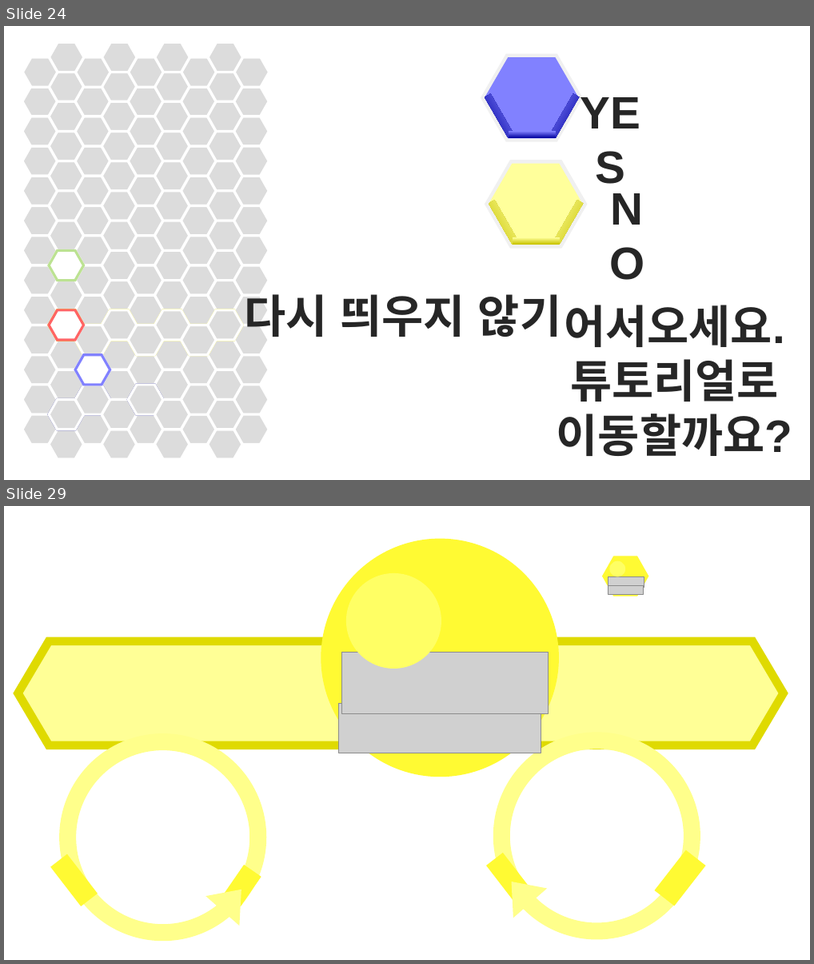
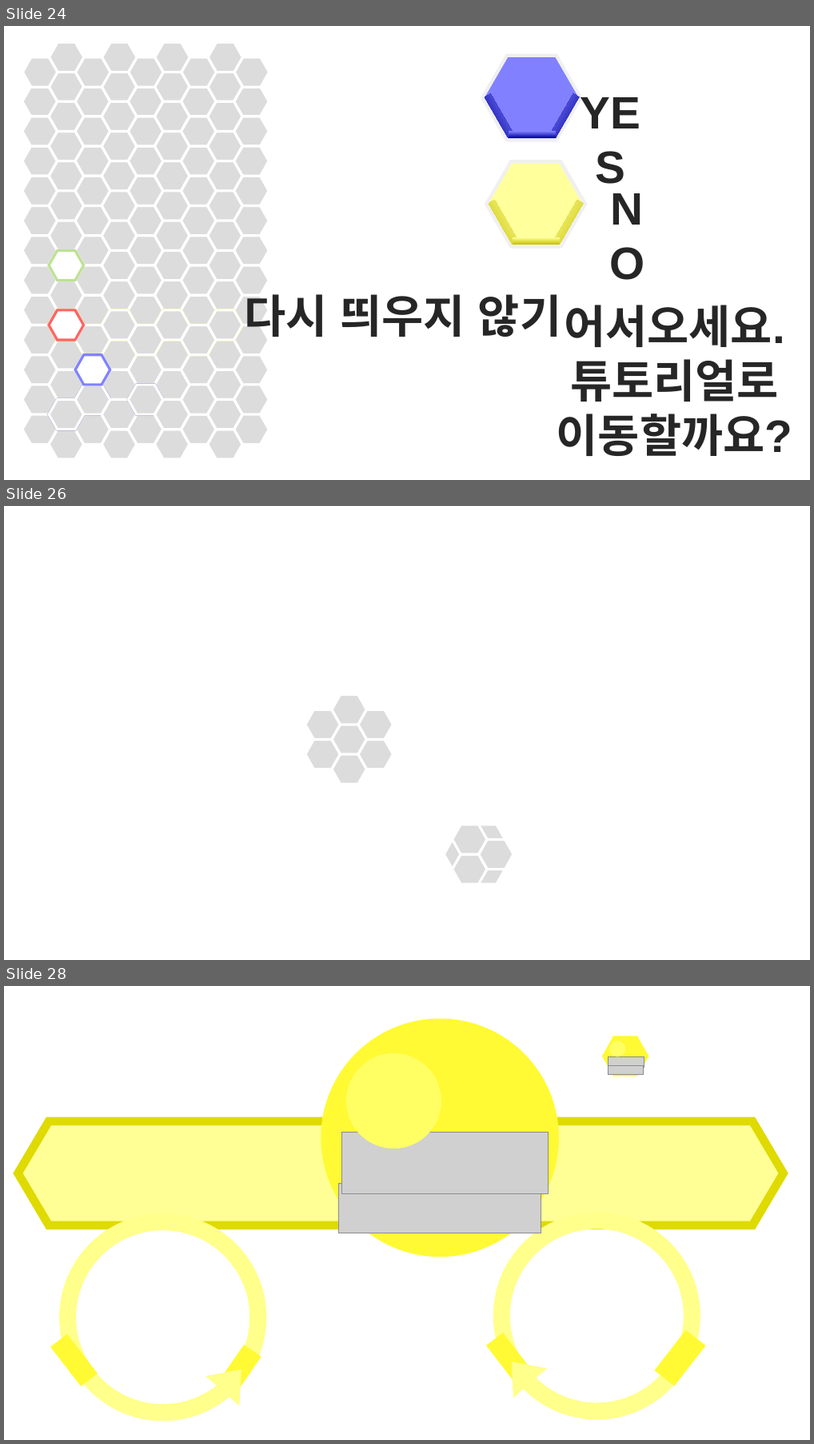
Before and after one commit to SNUGDC/Hextris, a slide deck: Hextris 아트 리소스.pptx. Shown one above the other, each under a label of ours: slides 24 and 29 before the commit, slides 24, 26 and 28 after it; the slides between them are not shown. The pictures are 814x964 and 814x1444 pixels, drawn with LibreOffice and Linux fonts; fonts in the diff are those of the drawing; grey boxes stand for pictures. Boxes give left, top, right and bottom in pixels: in the first picture for what was removed or moved away, otherwise in the second. Text is boxed around its words. In the diff, an @@ line names an element or a change of style, - is before the commit and + after.

```diff
--- a/Hextris 아트 리소스.pptx
+++ b/Hextris 아트 리소스.pptx
@@ slide 26 added at (4,506,810,960), background #FFFFFF @@
@@ group added at (306,695,394,784): 7 hexagons @@
@@ hexagon added at (445,824,514,884), fill #DCDCDC, outline #FFFFFF 3 pt @@
@@ hexagon added at (453,824,488,854), fill #DCDCDC, outline #FFFFFF 3 pt @@
@@ hexagon added at (479,840,514,869), fill #DCDCDC, outline #FFFFFF 3 pt @@
@@ hexagon added at (453,854,488,884), fill #DCDCDC, outline #FFFFFF 3 pt @@
@@ what was slide 29 is now slide 28 @@
```
Also in this commit, not shown: 1 slide changed, 1 other slide added, 3 slides removed, 5 other files.
